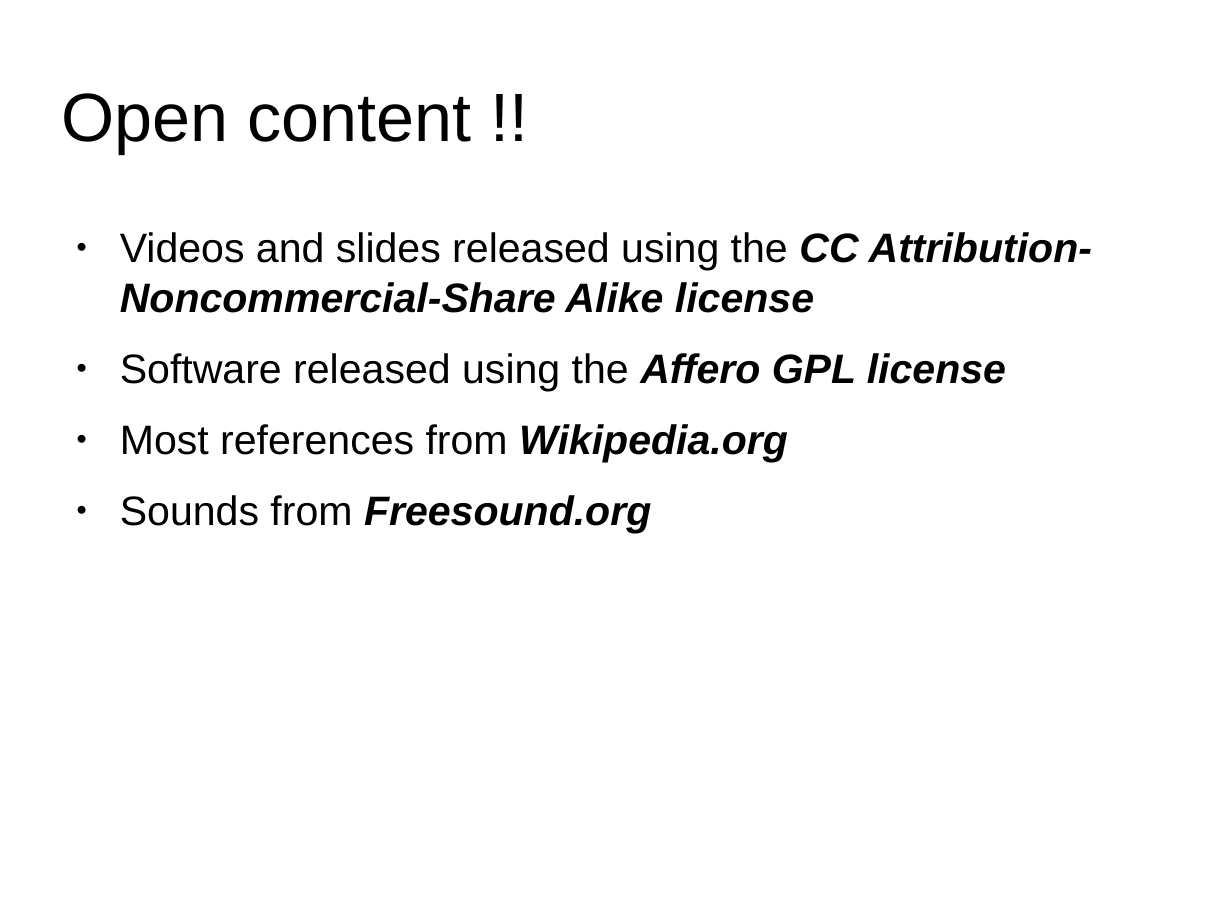
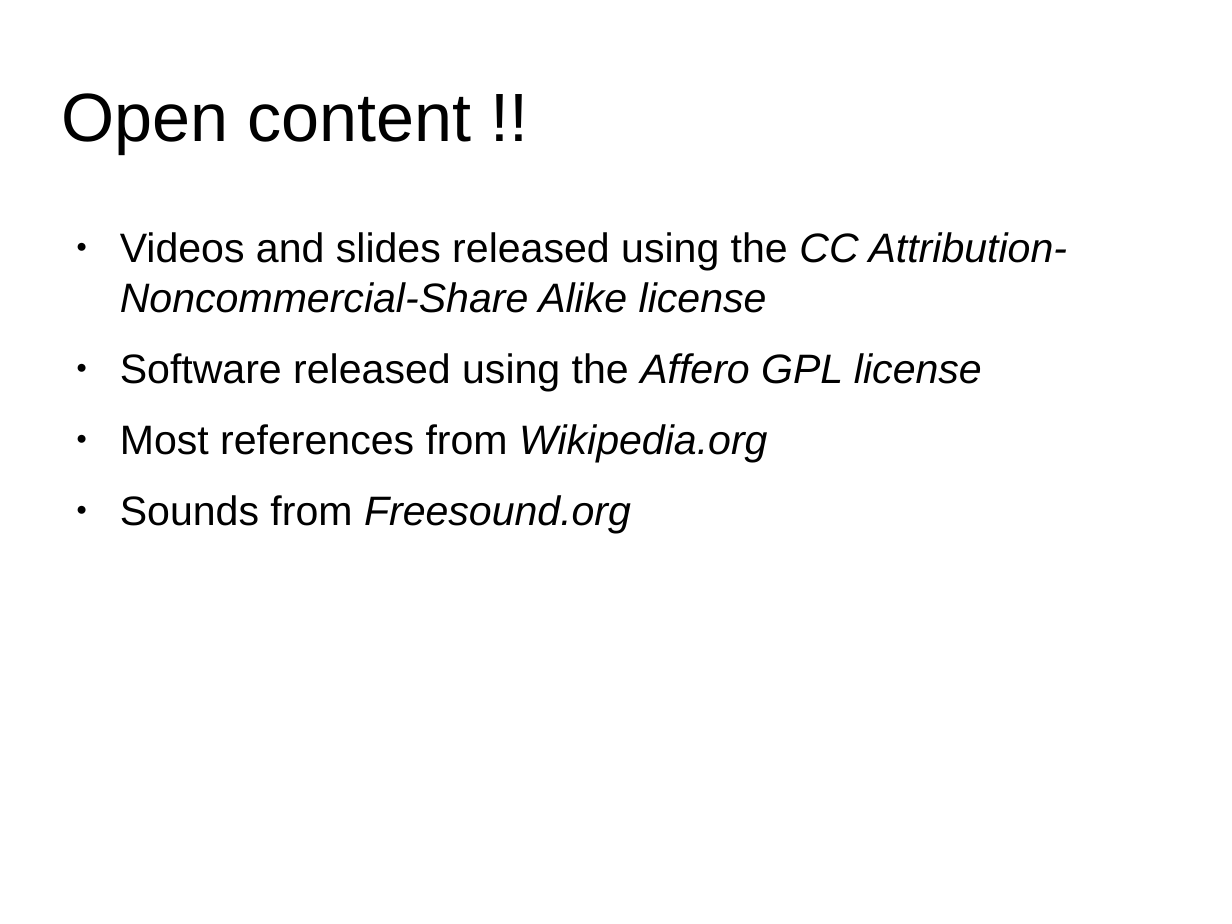
Before and after one commit to hoinx/sms-tools, a slide deck: slide 7 of lectures/1-Introduction/1T1-Welcome.odp (slide 13 before the commit). Drawn at 1232x924 pixels with LibreOffice and Linux fonts; fonts in the diff are those of the drawing. Boxes give left, top, right and bottom in pixels: in the first picture for what was removed or moved away, otherwise in the second. Text is boxed around its words. In the diff, an @@ line names an element or a change of style, - is before the commit and + after.

```diff
--- a/lectures/1-Introduction/1T1-Welcome.odp
+++ b/lectures/1-Introduction/1T1-Welcome.odp
@@ text "Videos and slides released using ..." at <box>120,232,1067,534</box>: bold off in "CC Attribution-Noncommercial-Share Alike license", "Affero GPL license", "Wikipedia.org", "Freesound.org" @@
```
Also in this commit, not shown: 5 other slides changed, 2 slides added, 8 slides removed, 4 other files.
